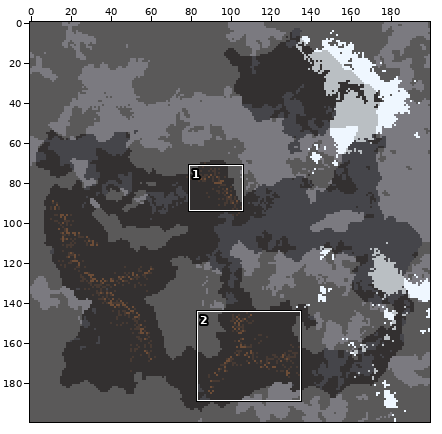
File history of a sprite sheet, sprites/sectors/accretion.png. Above, an overview of the earlier version with the close-up marked.
Close-up. Old version:
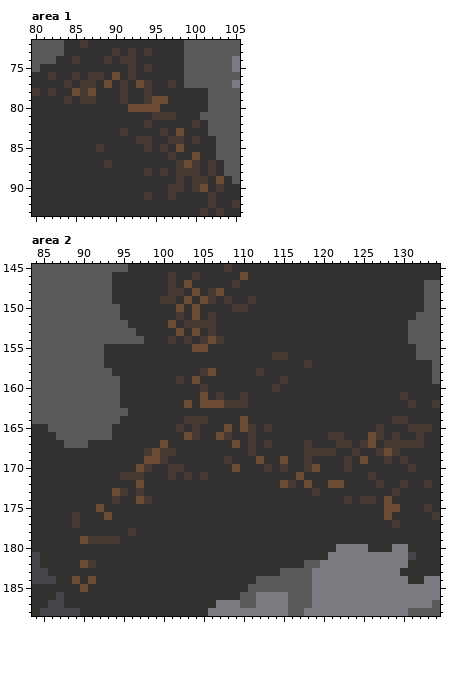
The file is 200x200 pixels. Colours within 5 levels of each other are drawn and written as one. Shown: area 1: x 80..105, y 72..93; area 2: x 84..134, y 145..188. The commit also changed other parts of the picture, which this record leaves out.
And afterwards:
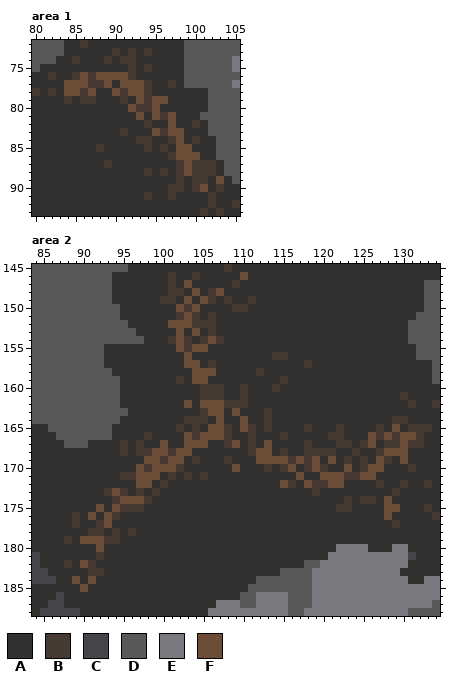
Palette (. is transparent): A #333030  B #473a33  C #45454a  D #5a5959  E #7b7a80  F #6d4d37
Changes in this commit:
Changed rows in their new state; - is an unchanged pixel.
Area 1:
first column x 84:
76 --F-FF-F----------
77 FFF-B--FF---------
78 F-----F-FF--------
79 ---------F--------
80 ---------BB-------
81 ---------F-F-F----
82 -------------F----
83 -----------F-F----
84 --------------F---
85 ---------------F--
86 --------------FF--
87 -----------------B
88 ---------------F-B
Area 2:
first column x 88:
150 ---------------B----------------------------
151 ---------------FB---------------------------
152 --------------FF----------------------------
154 --------------F-----------------------------
155 --------------FB----------------------------
156 ---------------F----------------------------
157 ---------------FF-B-------------------------
158 ----------------FF--------------------------
159 -----------------F--------------------------
160 ------------------BB--B---------------------
161 -----------------BB-------------------------
163 -----------------BFF-F---B------------------
164 -------------------F-----B------------------
165 ------------------FFB---------B---B------F--
166 ----------B------FF--------B------------F-FF
167 -------B-B-----FFF--B----F----------------F-
168 -------B-B--F-FF--------FF-B-------------FF-
169 -------------FF-B--------FF-BF-F-F---B-F--F-
170 -----------FFF--------------F---B--F-BFF----
171 ---------FFF--------------------FFFBBFF-----
172 ----------F-B------------------BB-----------
173 -----B-----B--------------------------------
174 -------FF-----------------------------------
175 ------FBBB------------------------BB--------
176 ---F--B-------------------------------------
177 ----BF--------------------------------------
178 ---BB-B-------------------------------------
179 B--FF---------------------------------------
180 ----F---------------------------------------
181 ----B---------------------------------------
182 B-------------------------------------------
183 ---BB---------------------------------------
